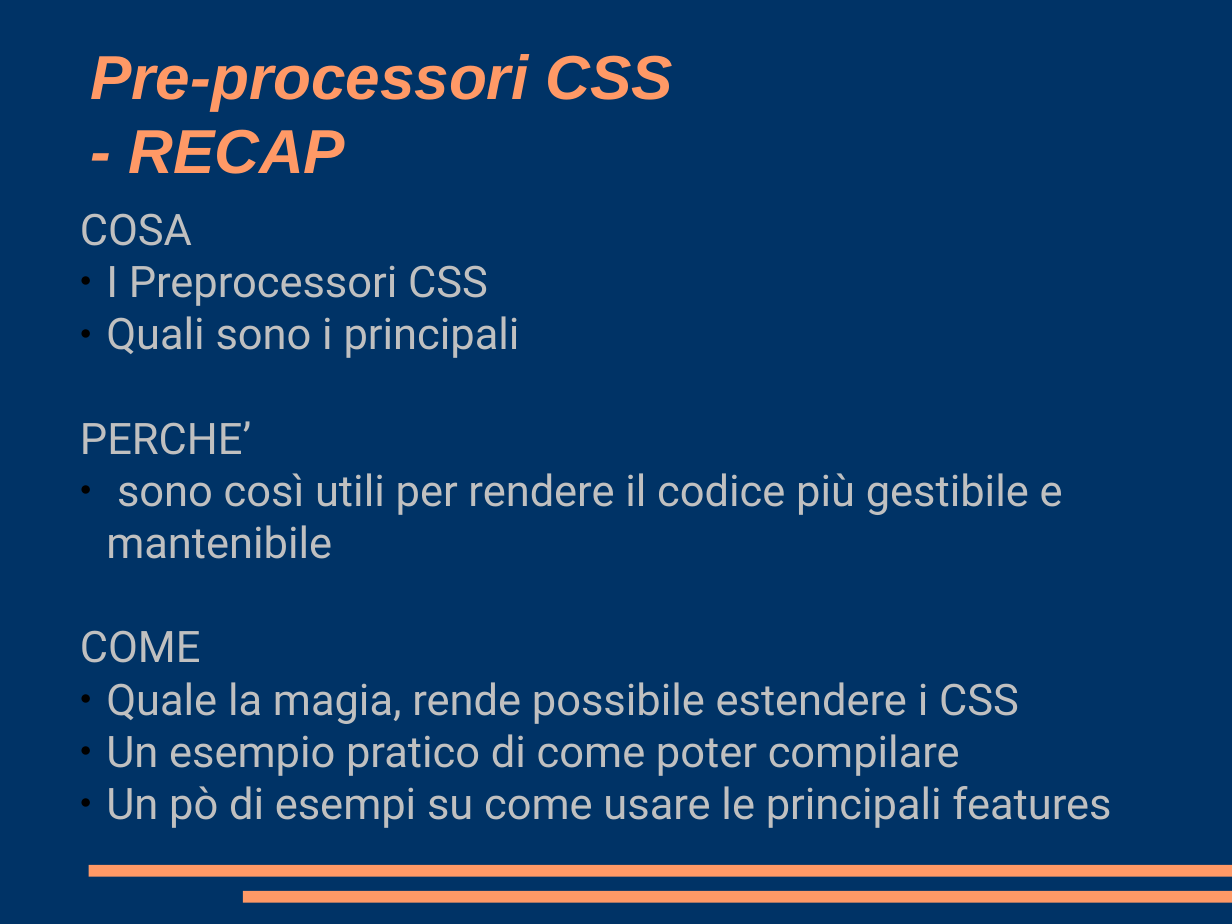
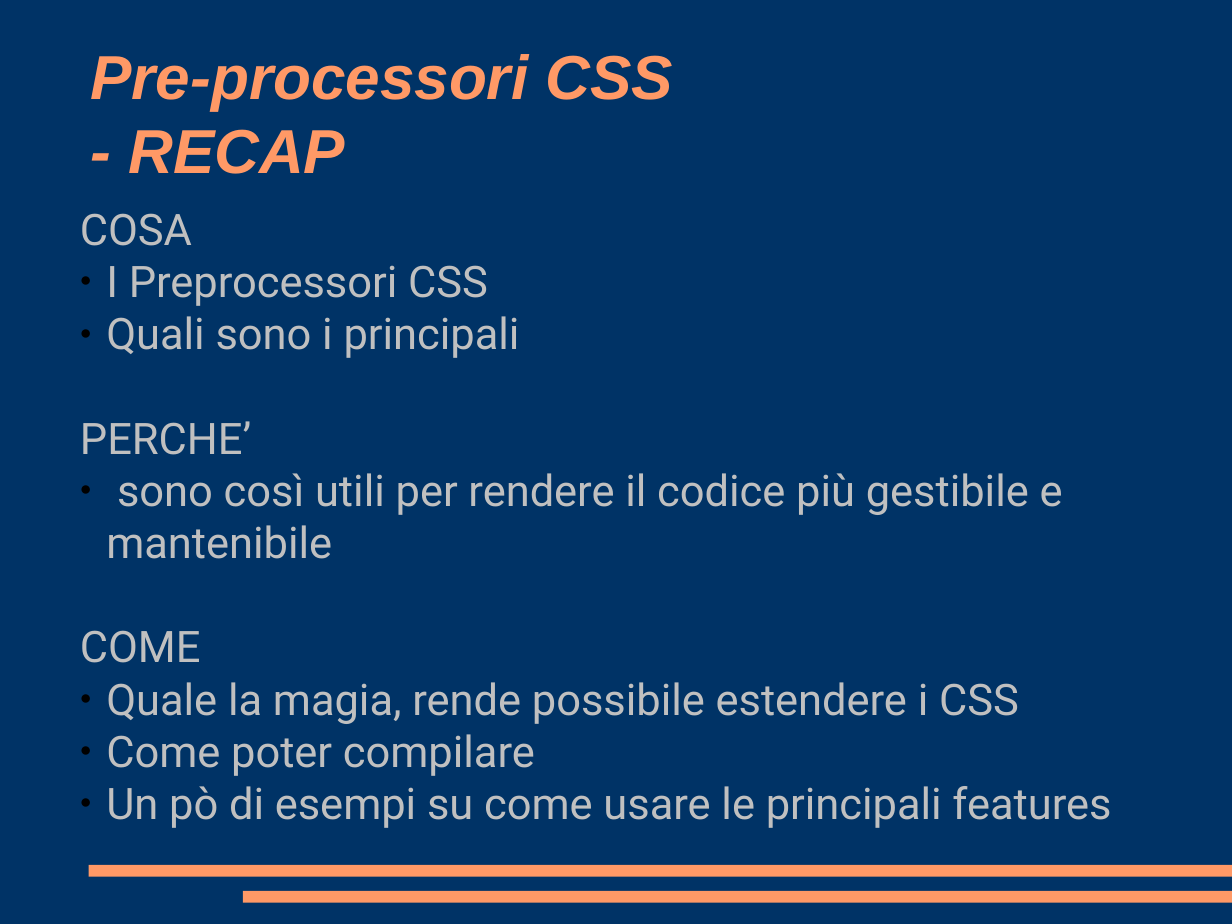
Before and after one commit to pimoGit/boolean-careers-test, a slide deck: slide 9 of video-lezione/presentazione.odp. Drawn at 1232x924 pixels with LibreOffice and Linux fonts; fonts in the diff are those of the drawing. Boxes give left, top, right and bottom in pixels: in the first picture for what was removed or moved away, otherwise in the second. Text is boxed around its words. In the diff, an @@ line names an element or a change of style, - is before the commit and + after.

Commit message:
update lesson slides

```diff
--- a/video-lezione/presentazione.odp
+++ b/video-lezione/presentazione.odp
@@ subtitle at (106, 734, 535, 776): text changed @@
-● Un esempio pratico di come poter compilare
+● Come poter compilare
```
Also in this commit, not shown: 1 other file.
